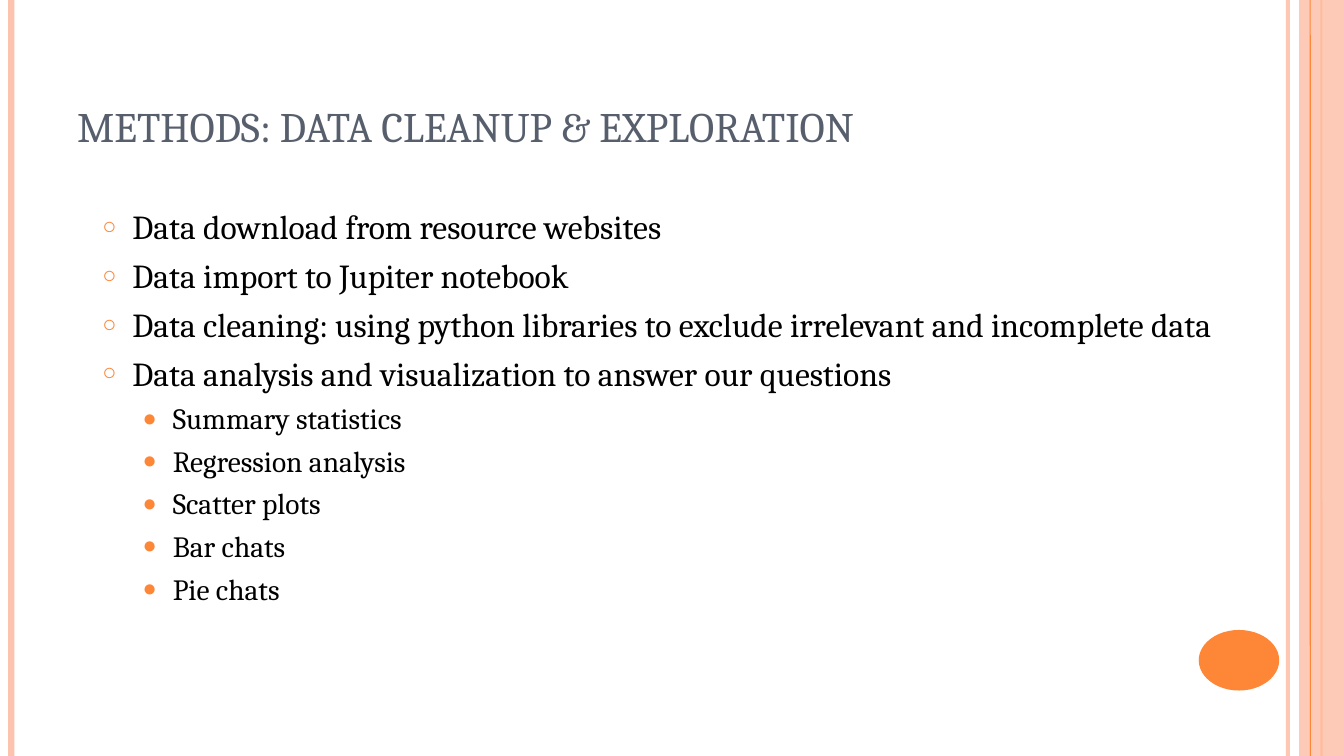
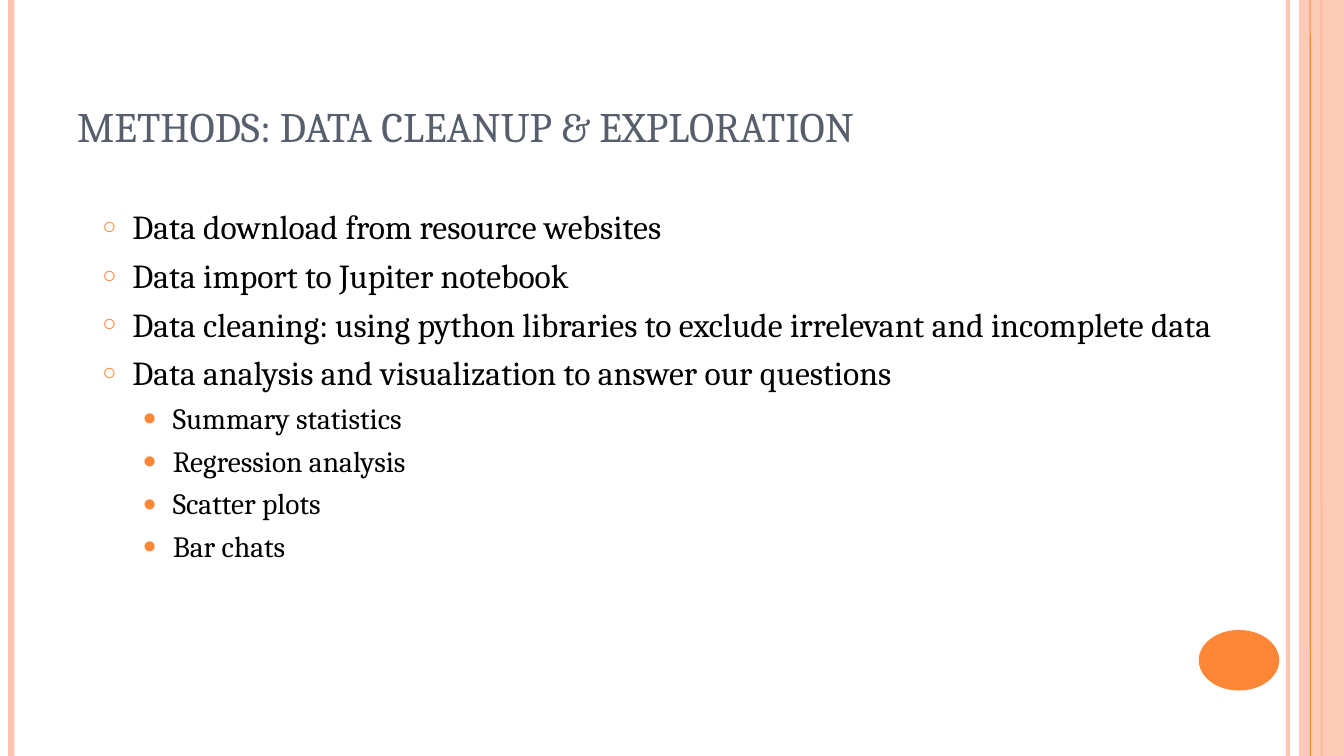
Before and after one commit to BunmiOlakanmi/Project, a slide deck: slide 8 of COVID-19 - analysis.ppt. Drawn at 1344x756 pixels with LibreOffice and Linux fonts; fonts in the diff are those of the drawing. Boxes give left, top, right and bottom in pixels: in the first picture for what was removed or moved away, otherwise in the second. Text is boxed around its words. In the diff, an @@ line names an element or a change of style, - is before the commit and + after.

```diff
--- a/COVID-19 - analysis.ppt
+++ b/COVID-19 - analysis.ppt
@@ text at [173, 579, 280, 601]: paragraph removed @@
-  ● Pie chats
```
Also in this commit, not shown: 5 other slides changed, 7 slides added, 2 slides removed.
